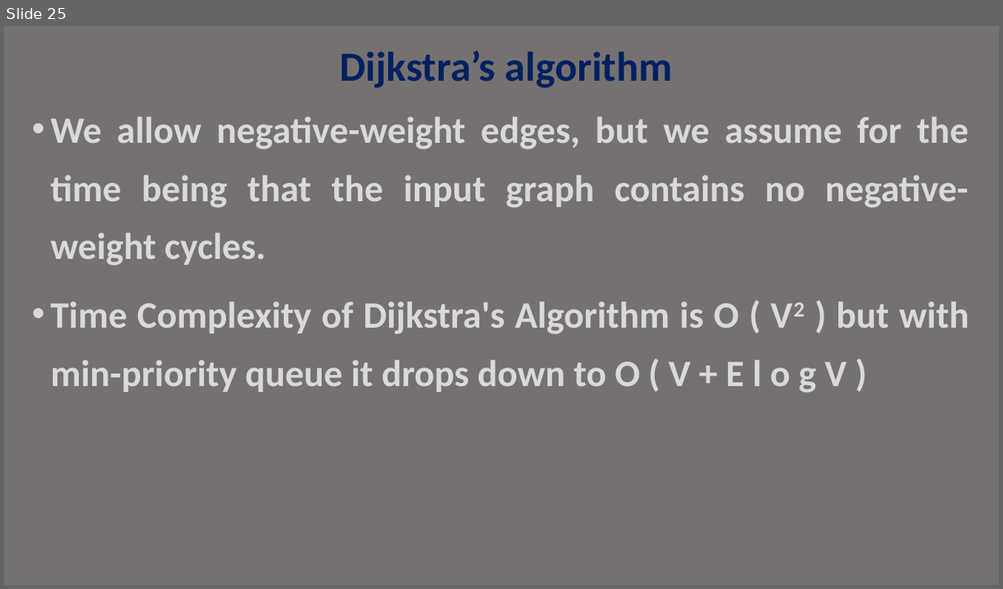
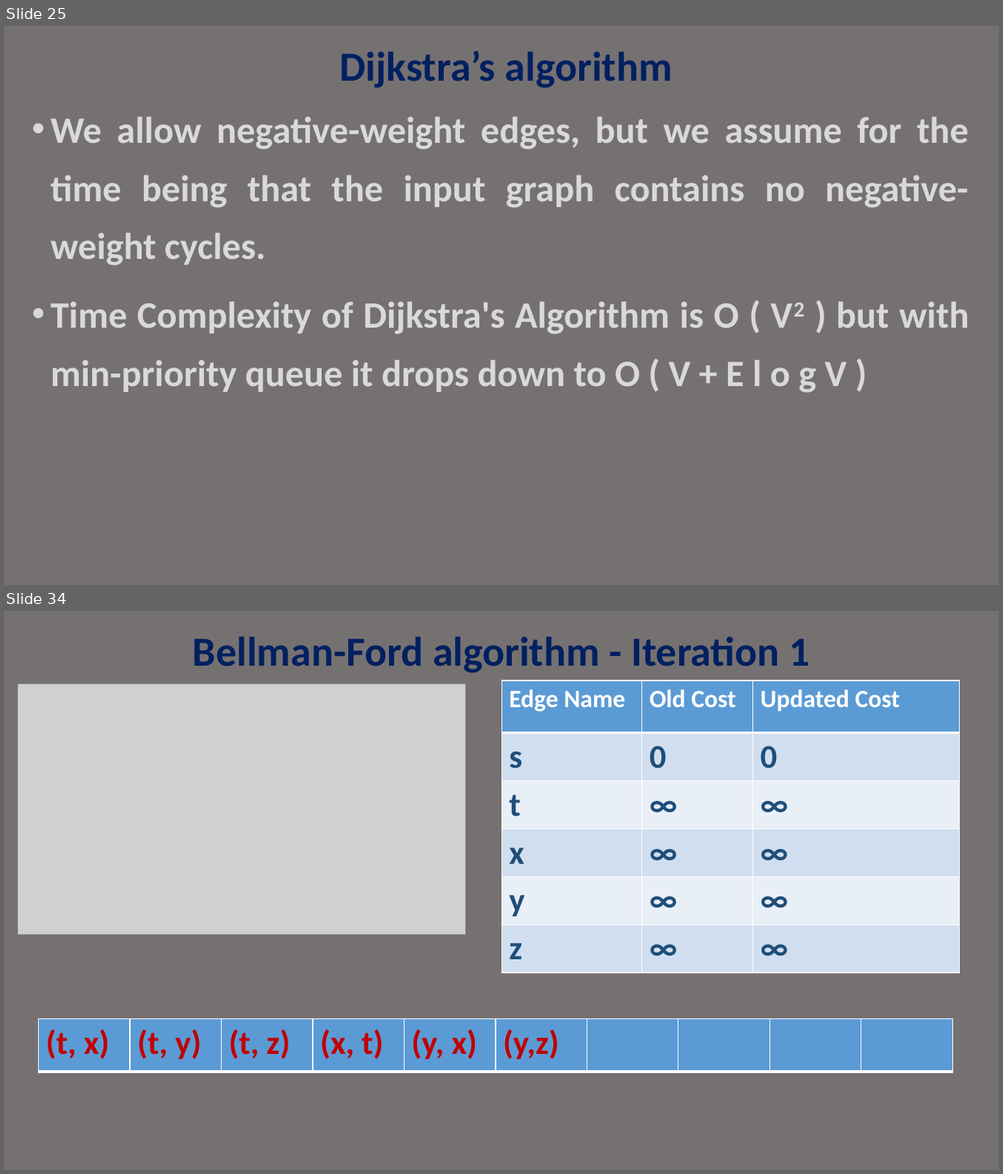
Before and after one commit to janakimeena/Old_Repo_22, a slide deck: Ex11a/dijkstra.pptx. Shown one above the other, each under a label of ours: slide 25 before the commit, slides 25 and 34 after it; the slides between them are not shown. The pictures are 1003x589 and 1003x1174 pixels, drawn with LibreOffice and Linux fonts; fonts in the diff are those of the drawing; grey boxes stand for pictures. Boxes give left, top, right and bottom in pixels: in the first picture for what was removed or moved away, otherwise in the second. Text is boxed around its words. In the diff, an @@ line names an element or a change of style, - is before the commit and + after.

```diff
--- a/Ex11a/dijkstra.pptx
+++ b/Ex11a/dijkstra.pptx
@@ slide 34 added at box(4, 611, 999, 1170), background #767171 @@
@@ title added at box(193, 636, 809, 673), 40 pt, text #002060, bold @@
+Bellman-Ford algorithm - Iteration 1
@@ picture added at box(17, 684, 465, 935) @@
@@ table added at box(502, 681, 960, 1105), 6 rows, 3 columns @@
+Edge Name | Old Cost | Updated Cost
+s | 0 | 0
+t | ∞ | ∞
+x | ∞ | ∞
+y | ∞ | ∞
+z | ∞ | ∞
@@ table added at box(38, 1019, 952, 1071), 1 rows, 10 columns @@
+(t, x) | (t, y) | (t, z) | (x, t) | (y, x) | (y,z) |  |  |  | 
```
Also in this commit, not shown: 2 slides changed, 28 other slides added, 2 slides removed, 1 other file.
